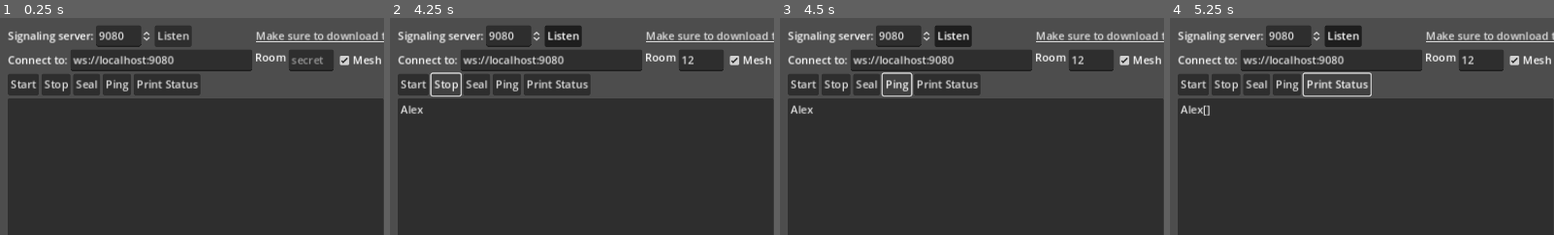
Above: before the commit, frames 1-4 (left to right).
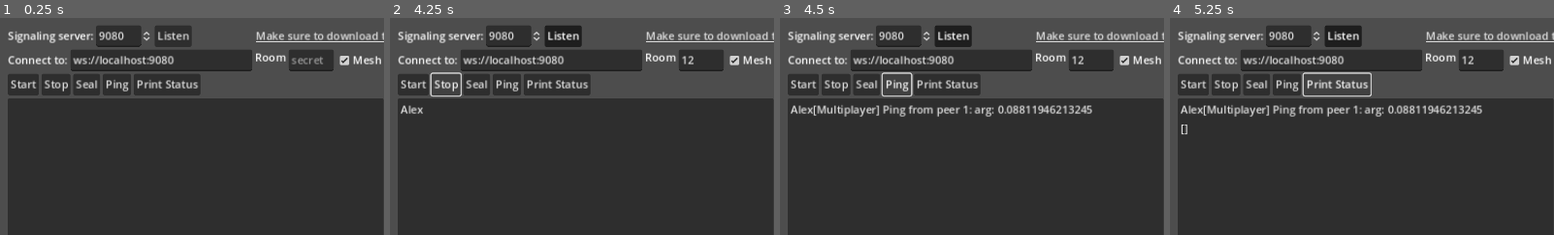
Above: after the commit, the same moments.

Repository: V-Sekai/sample-webrtc-signaling
Game: Godot game, scene res://demo/main.tscn
Two runs of this game, one before a commit and one after it. Both use one fixed random seed, a clock stepped at 60 frames per second and the inputs below.
Inputs (mouse positions are % of the whole screen's width and height, from its top left):
- Up to frame 1 (0.25 s): no input
- Up to frame 2 (4.25 s): click (41, 10) at 0.52 s; type "12" at 0.6 s; click (25, 36) at 0.75 s; type "Alex" at 0.83 s; click (90, 10) at 0.98 s; type "12" at 1.07 s; click (75, 36) at 1.27 s; type "Alex" at 1.35 s; click (41, 56) at 1.5 s; type "12" at 1.58 s; click (25, 82) at 1.73 s; type "Alex" at 1.82 s; click (90, 56) at 2.02 s; type "12" at 2.1 s; click (75, 82) at 2.25 s; type "Alex" at 2.33 s; click "Listen" at 2.75 s; click "Stop" at 3.5 s
- Up to frame 3 (4.5 s): click "Ping" at 4.25 s
- Up to frame 4 (5.25 s): click "Print Status" at 5 s
The pictures show only the part of the screen within x 0-50%, y 0-50%; the shares and areas given below are measured in that part.

Frames 1-2 are identical in both runs. In frame 3, 1.8% of the frame differs, in the area x 8-82%, y 40-46%; in frame 4, 1.8%, in the area x 2-82%, y 40-54%.

Commit message:
Update webrtc launch configuration and multiplayer client code

Diff:
--- a/client/multiplayer_client.gd
+++ b/client/multiplayer_client.gd
@@ -26,7 +26,7 @@
 
 
 func stop():
-	multiplayer.multiplayer_peer = null
+	get_tree().get_multiplayer().multiplayer_peer = null
 	rtc_mp.close()
 	close()
 
@@ -65,7 +65,7 @@
 		rtc_mp.create_server()
 	else:
 		rtc_mp.create_client(id)
-	multiplayer.multiplayer_peer = rtc_mp
+	get_tree().get_multiplayer().multiplayer_peer = rtc_mp
 
 
 func _lobby_joined(lobby):
--- a/client/ws_webrtc_client.gd
+++ b/client/ws_webrtc_client.gd
@@ -33,7 +33,7 @@
 	ws.close()
 
 
-func _process(delta):
+func _process(_delta):
 	ws.poll()
 	var state = ws.get_ready_state()
 	if state != old_state and state == WebSocketPeer.STATE_OPEN and autojoin:
--- a/demo/client_ui.gd
+++ b/demo/client_ui.gd
@@ -18,9 +18,9 @@
 	multiplayer.peer_disconnected.connect(self._mp_peer_disconnected)
 
 
-@rpc("any_peer", "unreliable")
+@rpc("any_peer", "call_local", "reliable")
 func ping(argument):
-	_log("[Multiplayer] Ping from peer %d: arg: %s" % [get_tree().get_multiplayer().get_remote_sender_id(), argument])
+	_log("[Multiplayer] Ping from peer %d: arg: %s" % [multiplayer.get_remote_sender_id(), argument])
 
 
 func _mp_server_connected():
@@ -60,9 +60,9 @@
 	$VBoxContainer/TextEdit.text += str(msg) + "\n"
 
 
-@rpc("any_peer", "unreliable")
+@rpc("any_peer", "call_local", "reliable")
 func _on_status_pressed():
-	_log(get_tree().get_multiplayer().get_authenticating_peers())
+	_log(get_tree().get_multiplayer().get_peers())
 
 
 func _on_ping_pressed():
--- a/server/ws_webrtc_server.gd
+++ b/server/ws_webrtc_server.gd
@@ -98,13 +98,13 @@
 		return true
 
 
-func _process(delta):
+func _process(_delta):
 	poll()
 
 
 func listen(port):
 	stop()
-	rand.seed = Time.get_unix_time_from_system()
+	rand.seed = int(Time.get_unix_time_from_system())
 	tcp_server.listen(port)
 
 
